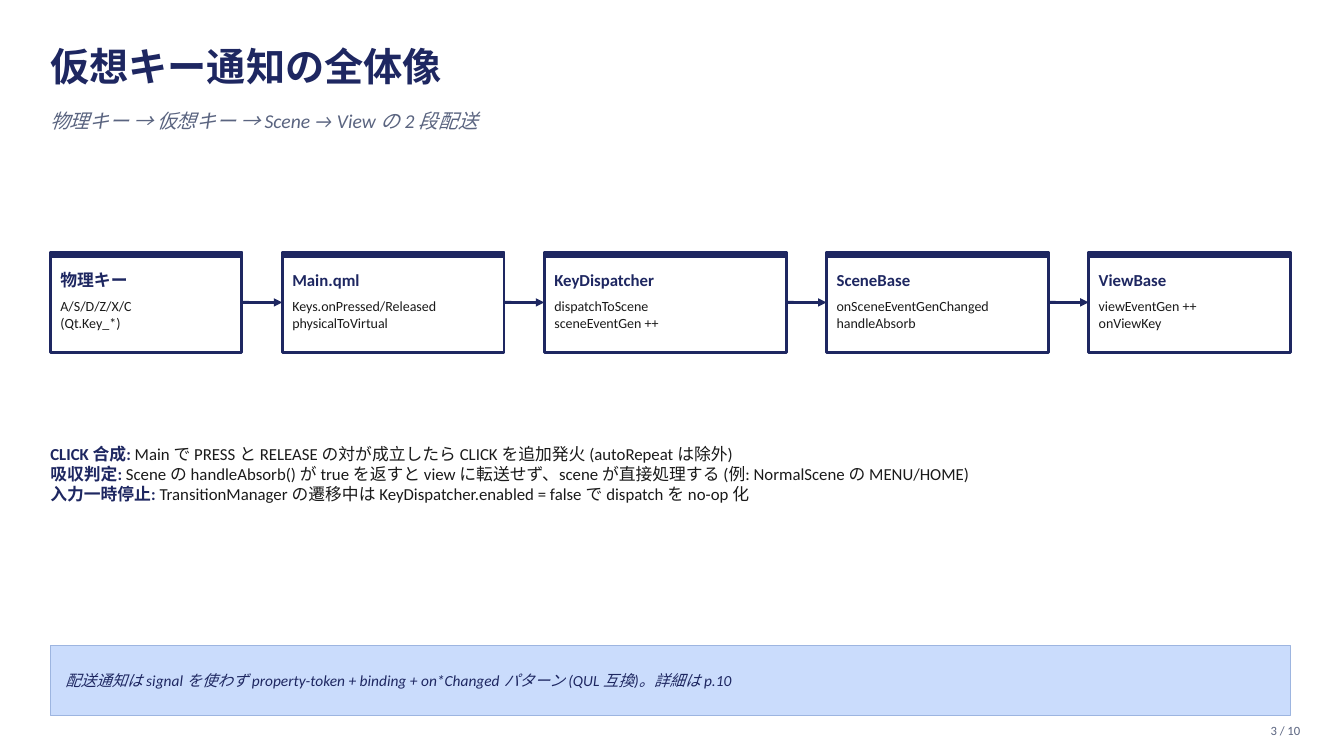
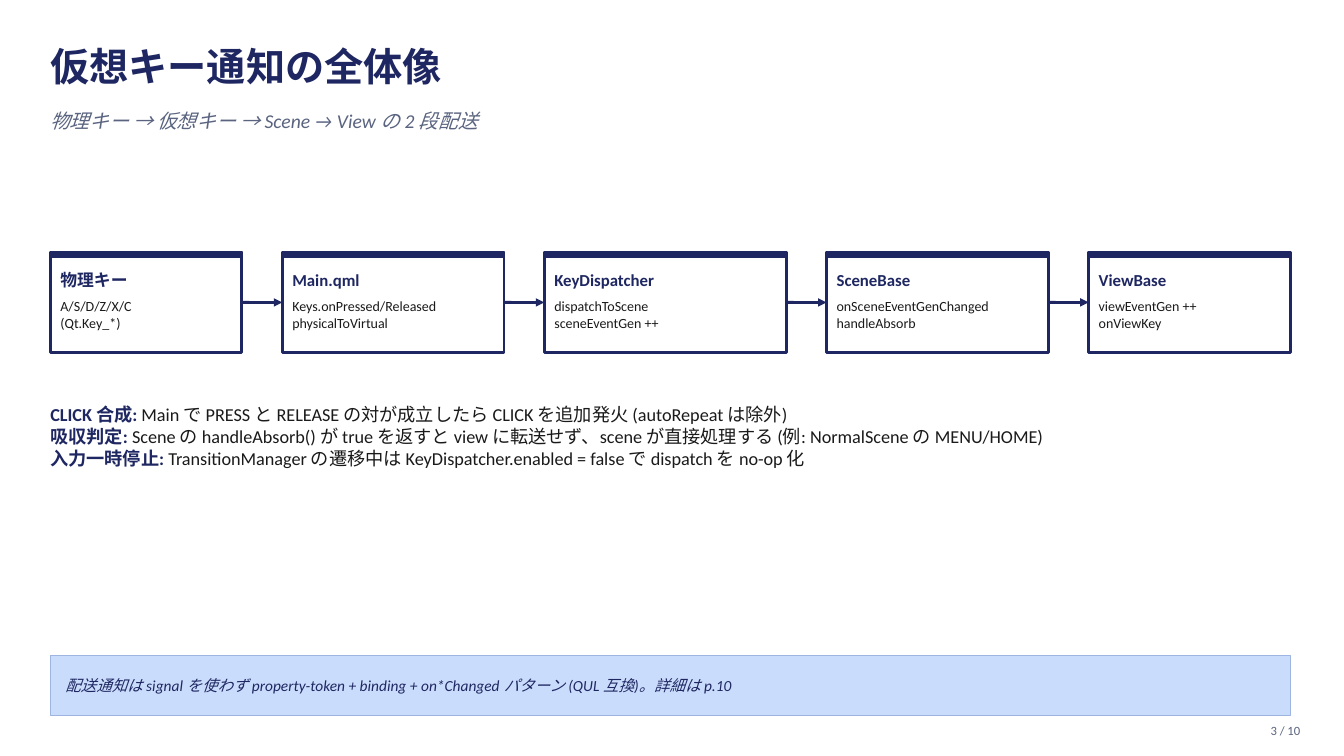
Before and after one commit to yuya-kadono/qul-loader-navigation-poc, a slide deck: slide 3 of docs/flows.pptx. Drawn at 1344x756 pixels with LibreOffice and Linux fonts; fonts in the diff are those of the drawing. Boxes give left, top, right and bottom in pixels: in the first picture for what was removed or moved away, otherwise in the second. Text is boxed around its words. In the diff, an @@ line names an element or a change of style, - is before the commit and + after.

```diff
--- a/docs/flows.pptx
+++ b/docs/flows.pptx
@@ text "CLICK 合成: Main で PRESS ...": place and size @@
-text "CLICK 合成: Main で PRESS ..." at bbox=[50, 445, 969, 503]
+text "CLICK 合成: Main で PRESS ..." at bbox=[50, 405, 1043, 468]
@@ text "CLICK 合成: Main で PRESS ..." at bbox=[50, 405, 1043, 468]: size 12 to 13 pt; more space between paragraphs @@
@@ rectangle: place and size @@
-rectangle at bbox=[50, 645, 1291, 716]
+rectangle at bbox=[50, 655, 1291, 716]
@@ text "配送通知は signal を使わず property-token + ...": place and size @@
-text "配送通知は signal を使わず property-token + ..." at bbox=[65, 673, 731, 689]
+text "配送通知は signal を使わず property-token + ..." at bbox=[65, 678, 731, 694]
```
Also in this commit, not shown: 8 other slides changed, 31 other files.
